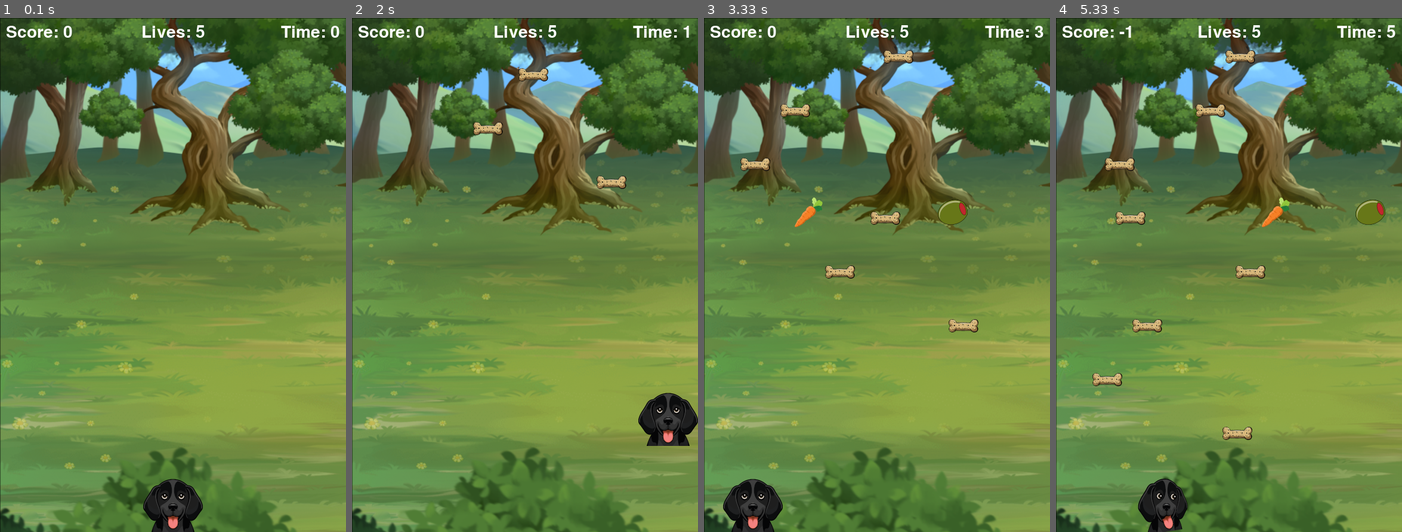
Above: before the commit, frames 1-4 (left to right).
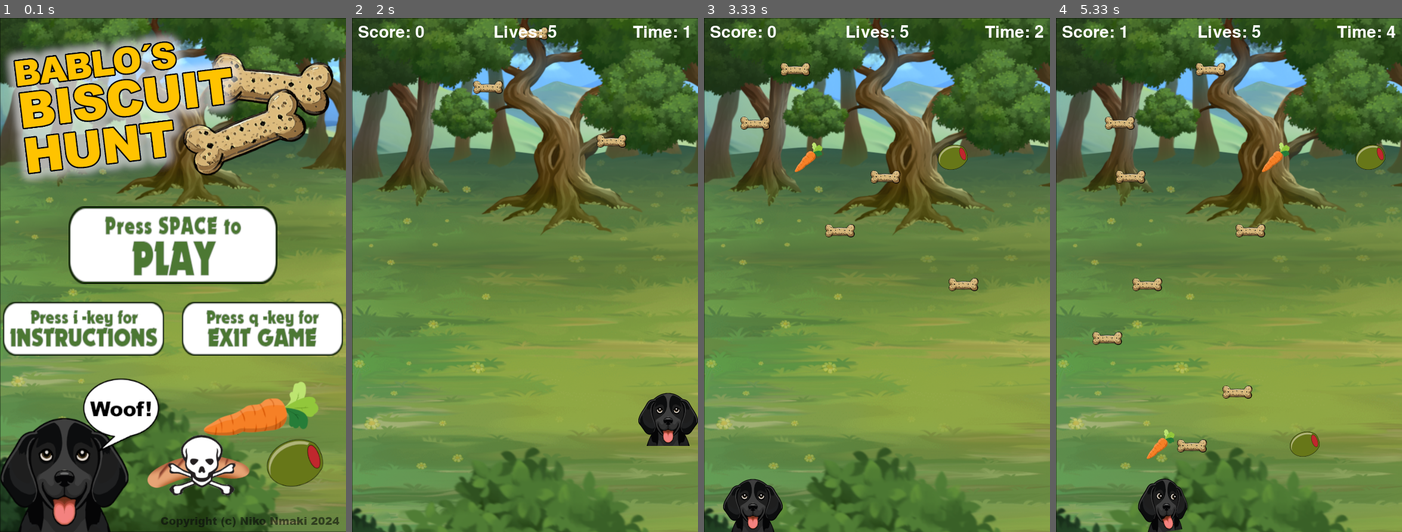
Above: after the commit, the same moments.

Repository: NNmaki/Bablos_Biscuit_Hunt
Game: pygame game, started from main.py
Two runs of this game, one before a commit and one after it. Both use one fixed random seed, a clock stepped at 60 frames per second and the inputs below.
Inputs:
- Up to frame 1 (0.1 s): no input
- Up to frame 2 (2 s): tap Space at 0.33 s; hold Right 0.67-1.13 s; hold Up 1.17-1.47 s; hold Right 1.5-1.97 s
- Up to frame 3 (3.33 s): hold Left 2-2.53 s; hold Down 2.57-2.87 s; hold Left 2.9-3.3 s
- Up to frame 4 (5.33 s): hold Up 3.33-3.7 s; hold Right 3.73-4.37 s; hold Down 4.4-4.77 s; hold Left 4.8-5.27 s; hold Right from 5.3 s (still down)

The runs differ from the first frame. In frame 1, 68% of the frame differs, in the area x 0-100%, y 0-100%; in frame 2, 0.9%; in frame 3, 2.8%; in frame 4, 4.2%.

Commit message:
New frontpage layout

Diff:
--- a/main.py
+++ b/main.py
@@ -1,18 +1,12 @@
-#
-#
 #
 # Bablos Biscuit Hunt - Small practice with Python
 # By Niko Nmaki 2024
 #
 # Inspired By @bablo_thedog - https://www.instagram.com/bablo_thedog/
 #
-#
-#
-
 import pygame
 from pygame.locals import *
 from random import randint
-
 import os
 import sys
 
@@ -26,12 +20,18 @@
 carrot_velocity = 4
 olives = []
 olive_velocity = 4
+sausages = []
+sausage_velocity = 2
 
 timer = 0
 score = 0
 lives = 5
 over = False
 FPS = 60
+
+# Uusi muuttuja menu-tilan ja instrions sivun hallintaan
+in_menu = True
+instructions = False
 
 # Set canvas and screen
 WIDTH = 580
@@ -50,6 +50,13 @@
 
 # Load images
 bg = pygame.image.load(resource_path("images/background2.png"))
+menu_bg = pygame.image.load(resource_path("images/menu_backround.png"))
+
+button_play = pygame.image.load(resource_path("images/button_play.png"))
+button_instructions = pygame.image.load(resource_path("images/button_instructions.png"))
+button_quit = pygame.image.load(resource_path("images/button_quit.png"))
+
+instructions_image = pygame.image.load(resource_path("images/instructions.png"))
 dog_images = {
     "center": pygame.image.load(resource_path("images/bablo_center.png")),
     "left": pygame.image.load(resource_path("images/bablo_left.png")),
@@ -61,6 +68,7 @@
 biscuit_image = pygame.image.load(resource_path("images/biscuit50.png"))
 carrot_image = pygame.image.load(resource_path("images/carrot50.png"))
 olive_image = pygame.image.load(resource_path("images/olive50.png"))
+sausage_image = pygame.image.load(resource_path("images/sausage50.png"))
 
 
 # Load sounds
@@ -79,9 +87,11 @@
 restart_event = pygame.USEREVENT + 3 # New event for restarting game
 carrot_spawn_event = pygame.USEREVENT + 4
 olive_spawn_event = pygame.USEREVENT +5
+sausage_spawn_event = pygame.USEREVENT +6
 pygame.time.set_timer(biscuit_spawn_event, 500)
 pygame.time.set_timer(carrot_spawn_event, 2000)
 pygame.time.set_timer(olive_spawn_event, 2000)
+pygame.time.set_timer(sausage_spawn_event, 6000)
 pygame.time.set_timer(timer_event, 1000)
 
 def draw():
@@ -96,6 +106,9 @@
 
     for olive_rect in olives:
         screen.blit(olive_image, olive_rect)
+
+    for sausage_rect in sausages:
+        screen.blit(sausage_image, sausage_rect)
 
     # Draw heads up display
     score_text = font.render(f"Score: {score}", True, (255, 255, 255))
@@ -109,6 +122,34 @@
     if over:
         game_over_text = font_game_over.render("Game Over!", True, (255, 255, 255))
         screen.blit(game_over_text, (WIDTH // 2 - game_over_text.get_width() // 2, HEIGHT // 2))
+
+# Define function to draw start menu
+def draw_menu():
+    screen.blit(menu_bg, (0,0))
+    button_rect = button_play.get_rect(center=(WIDTH // 2, HEIGHT // 2 -50))
+    screen.blit(button_play, button_rect)
+
+    button_rect2 = button_instructions.get_rect(center=(WIDTH // 2 -150, HEIGHT // 2 +90))
+    screen.blit(button_instructions, button_rect2)
+
+    button_rect3 = button_quit.get_rect(center=(WIDTH // 2 +150, HEIGHT // 2 +90))
+    screen.blit(button_quit, button_rect3)
+
+    # screen.blit(instructions_text, (button_rect2.centerx - instructions_text.get_width() // 2, button_rect2.centery - instructions_text.get_height() // 2))
+    # screen.blit(start_text, (button_rect.centerx - start_text.get_width() // 2, button_rect.centery - start_text.get_height() // 2))
+    # start_text = font.render("Press SPACE to Start", True, (255, 255, 255))
+    # instructions_text = font.render("Press I -key for instructions", True, (255, 255, 255))
+    # title_text_line1 = font_game_over.render("Bablo's", True, (255, 255, 255))
+    # title_text_line2 = font_game_over.render("Biscuit Hunt", True, (255, 255, 255))
+    # screen.blit(instruction_text, (button_rect.centerx - instruction_text.get_width() // 2, button_rect.centery - instruction_text.get_height() // 2))
+    # screen.blit(title_text_line1, (WIDTH // 2 - title_text_line1.get_width() // 2, HEIGHT // 4))
+    # screen.blit(title_text_line2, (WIDTH // 2 - title_text_line2.get_width() // 2, HEIGHT // 3))
+    # screen.blit(instruction_text, (WIDTH // 2 - instruction_text.get_width() // 2, HEIGHT // 2))
+    # screen.fill((126, 155, 64))  # Backround color light green
+
+def instructions_menu():
+    instructions_rect = instructions_image.get_rect(center=(WIDTH // 2, HEIGHT // 2))
+    screen.blit(instructions_image, instructions_rect)
 
 def update():
     global over, score, lives
@@ -154,6 +195,14 @@
             score -= 2
             olives.remove(olive_rect)
 
+    for sausage_rect in sausages[:]:
+        sausage_rect.y += sausage_velocity
+        if sausage_rect.top > HEIGHT:
+            sausages.remove(sausage_rect)
+        if dog_rect.colliderect(sausage_rect):
+            lives = 0
+            sausages.remove(sausage_rect)
+            game_over()
 
     if lives <= 0 and not over:
         barktwice_sound.play()
@@ -175,18 +224,30 @@
     olive_rect = olive_image.get_rect(midtop=(randint(20, WIDTH -20), -20))
     olives.append(olive_rect)
 
+def spawn_sausage():
+    sausage_rect = sausage_image.get_rect(midtop=(randint(20, WIDTH -20), -20))
+    sausages.append(sausage_rect)
+
+
+
 def game_over():
-    global over
+    global over, in_menu
     over = True
     pygame.time.set_timer(biscuit_spawn_event, 0)
     pygame.time.set_timer(carrot_spawn_event, 0)
     pygame.time.set_timer(olive_spawn_event, 0)
+    pygame.time.set_timer(sausage_spawn_event, 0)
     pygame.time.set_timer(timer_event, 0)
     pygame.mixer.music.stop()
-    pygame.time.set_timer(restart_event, 5000, True)  # New method for restarting game
+    pygame.time.set_timer(restart_event, 5000, True)
+
+    # Attemps to make start menu working
+    # pygame.time.set_timer(restart_event, 5000, True)  # New method for restarting game
+    # pygame.time.set_timer(in_menu, 5000, True)
+    # in_menu = True
 
 def start():
-    global timer, score, lives, biscuit_velocity, carrot_velocity, olive_velocity, velocity, over
+    global timer, score, lives, biscuit_velocity, carrot_velocity, olive_velocity, sausage_velocity, velocity, over
     over = False
     timer = 0
     score = 0
@@ -194,14 +255,17 @@
     biscuit_velocity = 3
     carrot_velocity = 4
     olive_velocity = 4
+    sausage_velocity = 2
     velocity = 8
     biscuits.clear()
     carrots.clear()
     olives.clear()
+    sausages.clear()
     dog_rect.midbottom = (WIDTH // 2, HEIGHT)
     pygame.time.set_timer(biscuit_spawn_event, 500)
     pygame.time.set_timer(carrot_spawn_event, 2000)
     pygame.time.set_timer(olive_spawn_event, 2000)
+    pygame.time.set_timer(sausage_spawn_event, 6000)
     pygame.time.set_timer(timer_event, 1000)
     pygame.mixer.music.play(-1)  # Set music playing constanly
 
@@ -215,25 +279,38 @@
         if event.type == QUIT:
             running = False
         elif event.type == KEYUP:
-            if event.key in (K_LEFT, K_RIGHT):
+            if event.key == K_SPACE and in_menu:
+                start()
+                in_menu = False
+            elif event.key in (K_LEFT, K_RIGHT):
                 update_dog_image("center")
+            if event.key == K_i and in_menu:
+                instructions = True
+            if event.key == K_q and in_menu:
+                running = False
         elif event.type == biscuit_spawn_event:
             spawn_biscuit()
         elif event.type == carrot_spawn_event:
             spawn_carrot()
         elif event.type == olive_spawn_event:
             spawn_olive()
+        elif event.type == sausage_spawn_event:
+            spawn_sausage()
         elif event.type == timer_event:
             timer += 1
         elif event.type == restart_event:
-            start()
-
-        # old restart codes, does not work
-        # elif event.type == pygame.USEREVENT + 3:
-            #start()
-
-    update()
-    draw()
+            in_menu = True # Back to menu-screen
+
+
+    if in_menu:
+        draw_menu()  # Näytä valikkonäyttö
+        if instructions:
+            instructions_menu() # Näytä instructions
+
+
+    else:
+        update()  # Päivitä pelin tilaa
+        draw()  # Piirrä pelin elementit
 
     pygame.display.flip()
     clock.tick(FPS)
